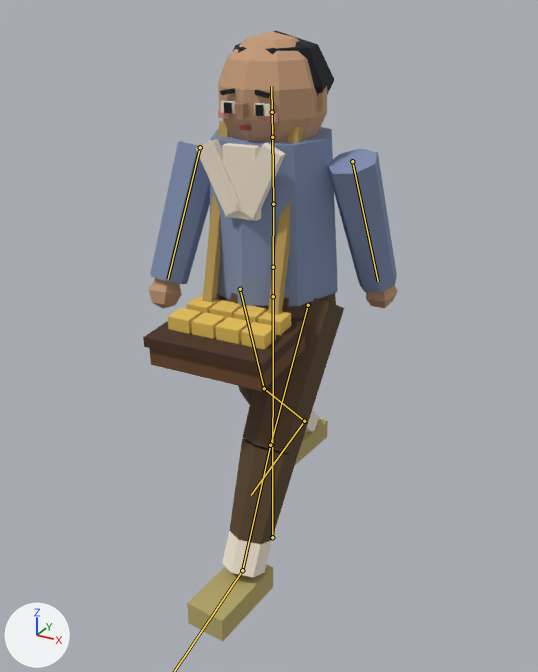
Renders of the glTF model assets3d/npcs/npc_N204b.glb from each side of a commit.
The view is the same before and after, from a 50 mm camera at (0.745, -1.374, 1.256) aimed at (0.005, -0.029, 0.583). Every picture has the same lights, and +X, +Y and +Z are marked at lower left. The first picture is the older version. Both versions are drawn at frame 14 of the action 'Walk'; the numbers are the values there. The bones that change, and the others that lie on the model, are drawn over the model as lines.

In view in the first picture: 'npc_N204b_part0', 'npc_N204b_part1', 'npc_N204b_part10', 'npc_N204b_part11', 'npc_N204b_part12', 'npc_N204b_part13', 'npc_N204b_part2', 'npc_N204b_part3', 'npc_N204b_part4', 'npc_N204b_part5', 'npc_N204b_part6', 'npc_N204b_part7', 'npc_N204b_part8', 'npc_N204b_part9'.
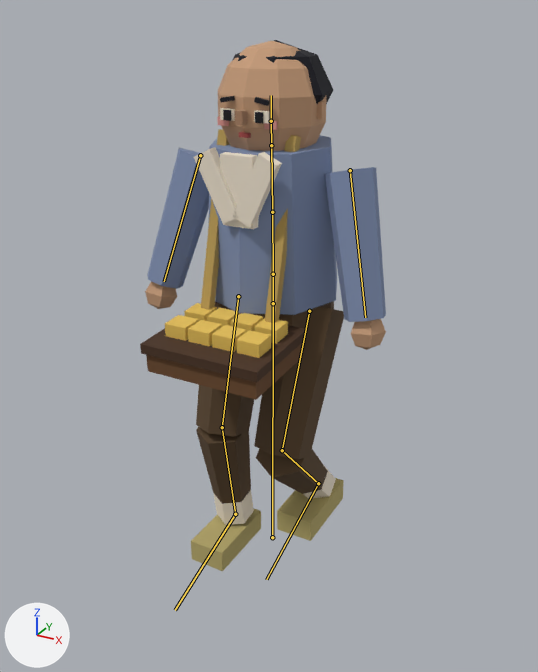
Changed parts and their boxes (x1, y1, x2, y2) in the pictures (538 x 672 px):
'npc_N204b_part3', posed: before (150, 127, 397, 306); after (147, 135, 386, 322)
'npc_N204b_part0', posed (16% wider, 19% shorter): before (216, 293, 344, 544); after (196, 301, 344, 504)
'npc_N204b_part4', posed (12% taller): before (149, 31, 398, 308); after (145, 41, 386, 350)
'npc_N204b_part2', posed (8% wider, 58% shorter): before (187, 418, 328, 641); after (191, 478, 344, 571)
'npc_N204b_part1', posed (14% wider, 13% shorter): before (195, 101, 319, 578); after (194, 108, 336, 525)
'npc_N204b_part11', posed: before (143, 308, 310, 374); after (140, 326, 307, 382)
'npc_N204b_part12', posed: before (168, 296, 291, 349); after (165, 303, 288, 358)
'npc_N204b_part10', posed: before (149, 335, 305, 391); after (146, 343, 302, 400)
'npc_N204b_part13', posed: before (202, 121, 303, 315); after (201, 129, 301, 323)
'npc_N204b_part6', posed: before (220, 30, 334, 98); after (220, 40, 333, 106)
'npc_N204b_part7', posed: before (218, 109, 278, 122); after (217, 117, 277, 130)
'npc_N204b_part5', posed (7% shorter): before (224, 102, 264, 116); after (223, 110, 263, 123)
'npc_N204b_part8', posed (7% narrower): before (235, 103, 248, 118); after (235, 110, 247, 125)
bone 'Hips', root to tip: before (273, 296) to (273, 267); after (273, 303) to (273, 274)
bone 'Chest', root to tip: before (273, 204) to (272, 137); after (272, 212) to (271, 145)
bone 'Head', root to tip: before (272, 112) to (271, 86); after (271, 121) to (271, 95)
bone 'UpperArm.L', root to tip: before (352, 161) to (378, 281); after (350, 170) to (365, 317)
bone 'UpperArm.R', root to tip: before (200, 147) to (168, 279); after (200, 155) to (164, 281)
bone 'UpperLeg.L', root to tip: before (308, 305) to (270, 445); after (309, 311) to (282, 450)
bone 'LowerLeg.L', root to tip: before (270, 445) to (242, 570); after (282, 450) to (318, 483)
bone 'UpperLeg.R', root to tip: before (240, 289) to (264, 388); after (238, 296) to (222, 427)
bone 'LowerLeg.R', root to tip: before (264, 388) to (304, 421); after (222, 427) to (235, 514)
bone 'Foot.R', root to tip: before (304, 421) to (251, 495); after (235, 514) to (175, 610)

What the commit changed:
Bone 'Hips' (bone_hips) moves from (0.0, 0.001, 0.0) to (0.0, -0.015, 0.0).
Bone 'Hips' (bone_hips) turns from (0, -5, 0) to (1, 0, 0) degrees about its own x, y and z.
Bone 'Chest' (bone_chest) turns from (2, 7, 0) to (1, 0, 0) degrees about its own x, y and z.
Bone 'Head' (bone_head) turns from (0, -3, 0) to (-2, -1, 0) degrees about its own x, y and z.
Bone 'UpperArm.L' (bone_upperarm_l) turns from (17, 2, 2) to (-10, -1, -7) degrees about its own x, y and z.
Bone 'UpperArm.R' (bone_upperarm_r) turns from (-21, 3, 2) to (-15, 2, 8) degrees about its own x, y and z.
Bone 'UpperLeg.L' (bone_upperleg_l) turns from (-28, 0, 0) to (-24, 0, 0) degrees about its own x, y and z.
Bone 'LowerLeg.L' (bone_lowerleg_l) turns from (5, 0, 0) to (67, 0, 0) degrees about its own x, y and z.
Bone 'Foot.L' (bone_foot_l) turns from (23, 0, 0) to (-42, 0, 0) degrees about its own x, y and z.
Bone 'UpperLeg.R' (bone_upperleg_r) turns from (18, 0, 0) to (-16, 0, 0) degrees about its own x, y and z.
Bone 'LowerLeg.R' (bone_lowerleg_r) turns from (29, 0, 0) to (25, 0, 0) degrees about its own x, y and z.
Bone 'Foot.R' (bone_foot_r) turns from (-47, 0, 0) to (-10, 0, 0) degrees about its own x, y and z.
